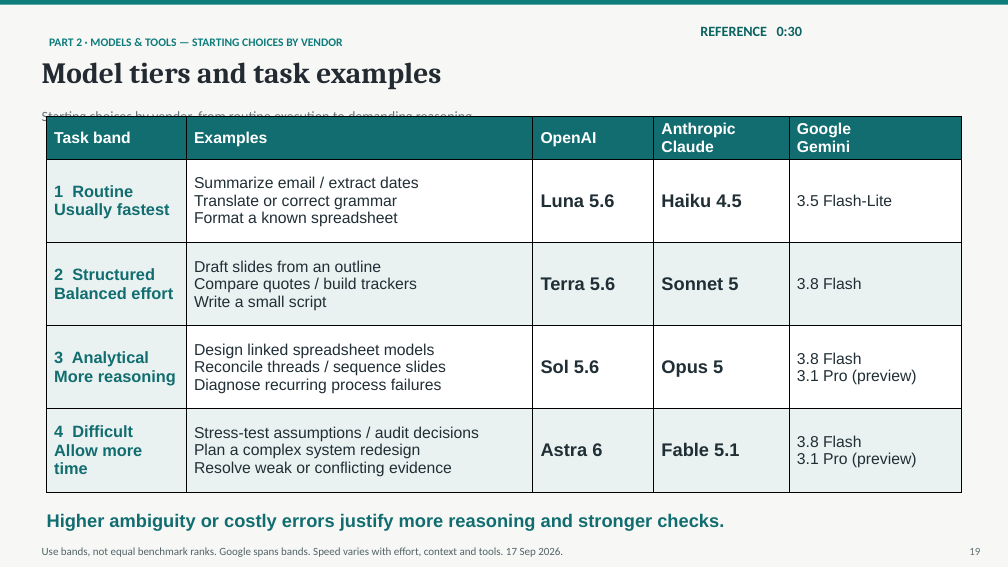
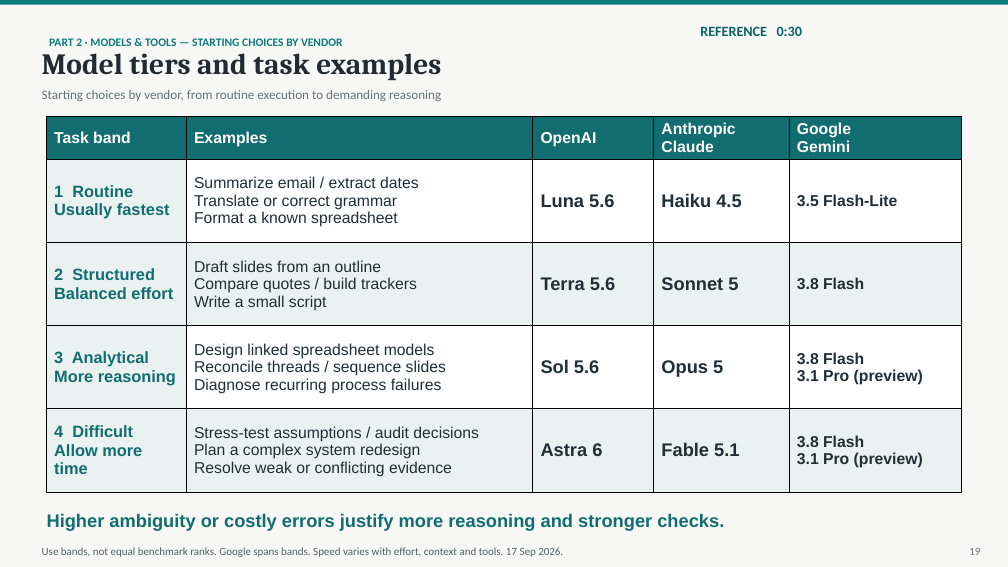
Before and after one commit to naviero1/Claude-Works, a slide deck: slide 19 of ai-training-prompt-engineering/notes/visual-polish/pilot/From_Prompts_to_Agents_Visual_Pilot_v10.pptx. Drawn at 1008x567 pixels with LibreOffice and Linux fonts; fonts in the diff are those of the drawing. Boxes give left, top, right and bottom in pixels: in the first picture for what was removed or moved away, otherwise in the second. Text is boxed around its words. In the diff, an @@ line names an element or a change of style, - is before the commit and + after.

```diff
--- a/ai-training-prompt-engineering/notes/visual-polish/pilot/From_Prompts_to_Agents_Visual_Pilot_v10.pptx
+++ b/ai-training-prompt-engineering/notes/visual-polish/pilot/From_Prompts_to_Agents_Visual_Pilot_v10.pptx
@@ text "Model tiers and task examples": place and size @@
-text "Model tiers and task examples" at <box>42,62,441,90</box>
+text "Model tiers and task examples" at <box>42,53,441,81</box>
@@ text "Starting choices by vendor, from ...": place and size @@
-text "Starting choices by vendor, from ..." at <box>42,109,472,125</box>
+text "Starting choices by vendor, from ..." at <box>42,90,441,101</box>
@@ text "Starting choices by vendor, from ..." at <box>42,90,441,101</box>: size 13.5 to 12.5 pt @@
@@ table at <box>47,116,961,492</box> @@
@@ bold on in "3.5 Flash-Lite", "3.8 Flash", "3.8 Flash", "3.1 Pro (preview)" and 2 more places @@
```
Also in this commit, not shown: 1 other slide changed, 4 other files.
